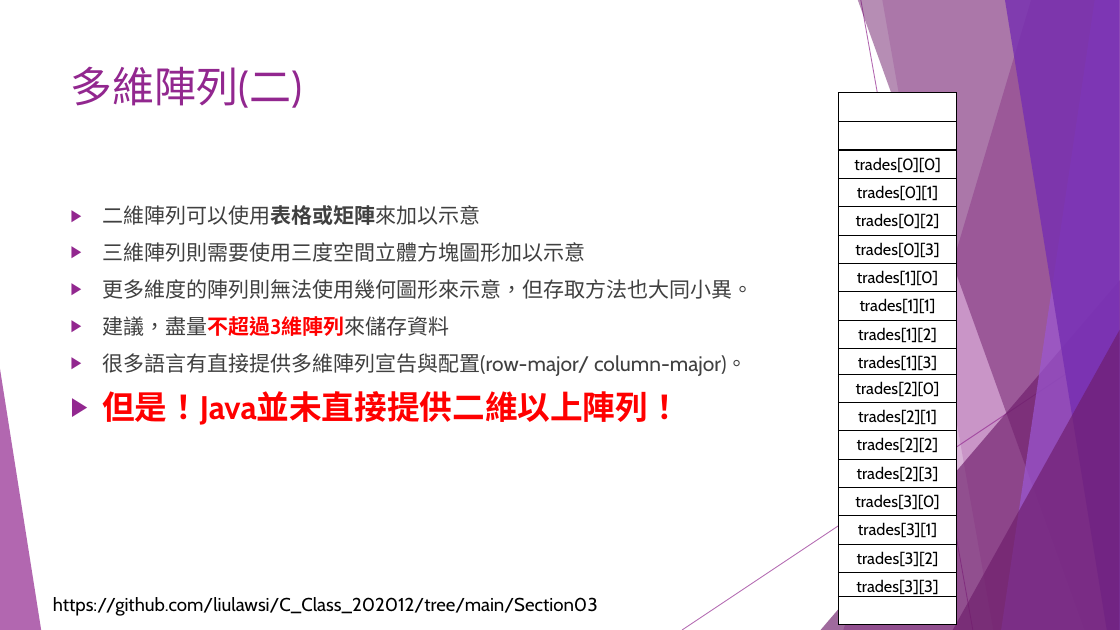
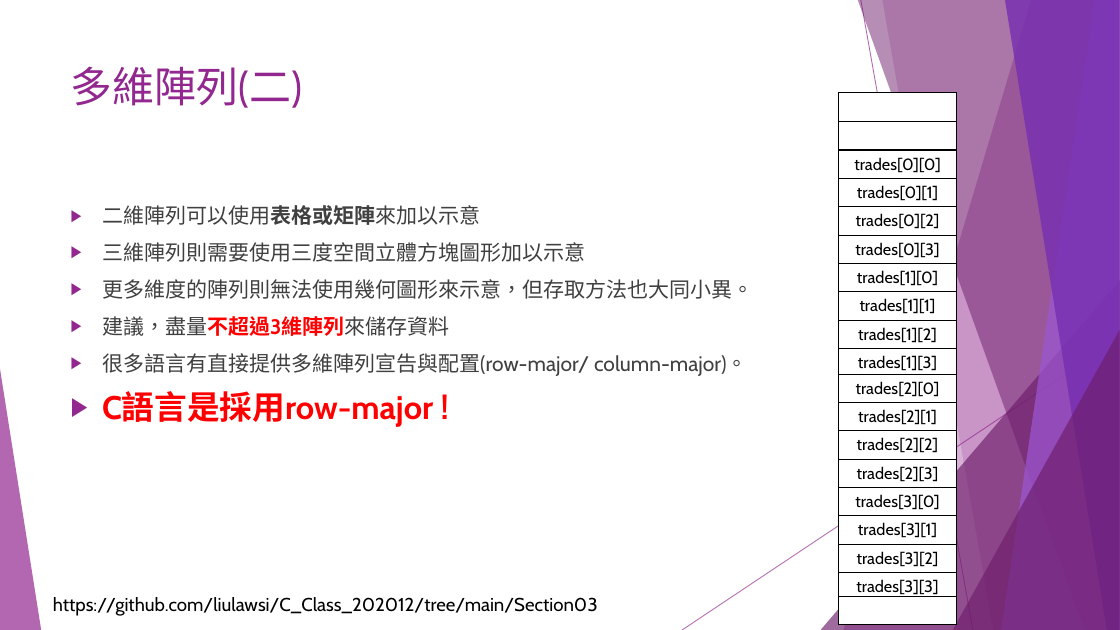
Before and after one commit to liulawsi/My_PPTs, a slide deck: slide 39 of CHING JIAN/C_Class/04陣列好好用.pptx (slide 44 before the commit). Drawn at 1120x630 pixels with LibreOffice and Linux fonts; fonts in the diff are those of the drawing. Boxes give left, top, right and bottom in pixels: in the first picture for what was removed or moved away, otherwise in the second. Text is boxed around its words. In the diff, an @@ line names an element or a change of style, - is before the commit and + after.

```diff
--- a/CHING JIAN/C_Class/04陣列好好用.pptx
+++ b/CHING JIAN/C_Class/04陣列好好用.pptx
@@ text at [102, 392, 433, 427]: text changed @@
-▶ 但是！Java並未直接提供二維以上陣列！
+▶ C語言是採用row-major !
```
Also in this commit, not shown: 7 other slides changed, 6 slides removed.
